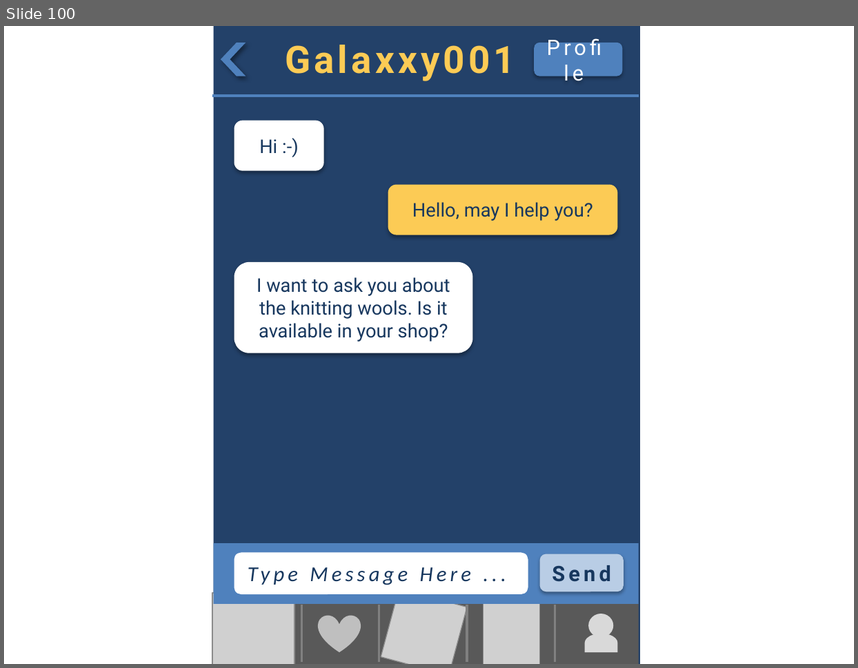
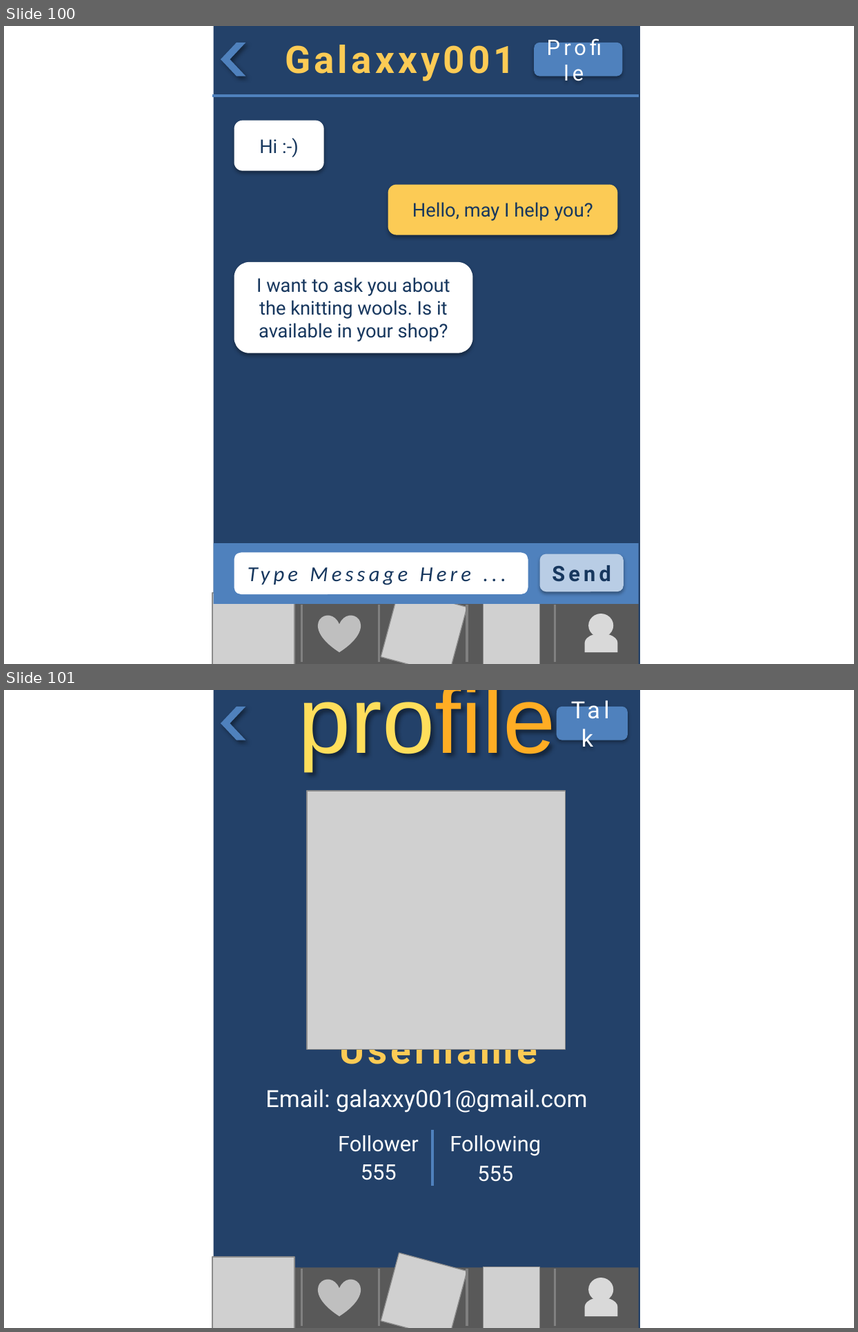
Before and after one commit to asciidaitoon/HanDIYcraft, a slide deck: GUI/HanDIYcraft-Mobile Detailed GUI Design-V.1.0.pptx. Shown one above the other, each under a label of ours: slide 100 before the commit, slides 100 and 101 after it. The pictures are 858x668 and 858x1332 pixels, drawn with LibreOffice and Linux fonts; fonts in the diff are those of the drawing; grey boxes stand for pictures. Boxes give left, top, right and bottom in pixels: in the first picture for what was removed or moved away, otherwise in the second. Text is boxed around its words. In the diff, an @@ line names an element or a change of style, - is before the commit and + after.

```diff
--- a/GUI/HanDIYcraft-Mobile Detailed GUI Design-V.1.0.pptx
+++ b/GUI/HanDIYcraft-Mobile Detailed GUI Design-V.1.0.pptx
@@ slide 101 added at box(4, 690, 854, 1328), background #FFFFFF @@
@@ rectangle added at box(214, 690, 641, 1328), fill #234169 @@
@@ chevron added at box(221, 706, 246, 740), fill #4F81BD @@
@@ text added at box(299, 690, 556, 770), 80 pt, text #FFAD24 @@
+profile
@@ rounded rectangle added at box(557, 706, 628, 740), fill #4F81BD, 20 pt, text #FFFFFF @@
+Talk
@@ picture added at box(307, 791, 565, 1049) @@
@@ text added at box(339, 1029, 537, 1073), 32 pt, text #FCCB55, bold @@
+Username
@@ text added at box(266, 1089, 588, 1112), 20 pt, text #FFFFFF @@
+Email: galaxxy001@gmail.com
@@ text added at box(338, 1135, 419, 1152), 18 pt, text #FFFFFF @@
+Follower
@@ line added from (432, 1185) to (432, 1130), #4F81BD 2 pt @@
@@ text added at box(450, 1135, 541, 1156), 18 pt, text #FFFFFF @@
+Following
@@ text added at box(361, 1164, 397, 1180), 18 pt, text #FFFFFF @@
+555
@@ text added at box(477, 1165, 513, 1181), 18 pt, text #FFFFFF @@
+555
@@ picture added at box(212, 1256, 294, 1328) @@
@@ rectangle added at box(214, 1268, 639, 1328), fill #595959 @@
@@ line added from (301, 1326) to (301, 1269), #808080 2 pt @@
@@ line added from (379, 1326) to (379, 1269), #808080 2 pt @@
@@ picture added at box(381, 1252, 468, 1328) @@
@@ line added from (467, 1326) to (467, 1269), #808080 2 pt @@
@@ picture added at box(484, 1266, 540, 1328) @@
@@ line added from (555, 1326) to (555, 1269), #808080 2 pt @@
@@ heart added at box(318, 1279, 360, 1316), fill #BFBFBF @@
@@ ellipse added at box(589, 1277, 613, 1301), fill #D9D9D9 @@
@@ flow chart delay added at box(585, 1297, 618, 1316), fill #D9D9D9 @@
```
Also in this commit, not shown: 2 slides changed, 59 other files.
